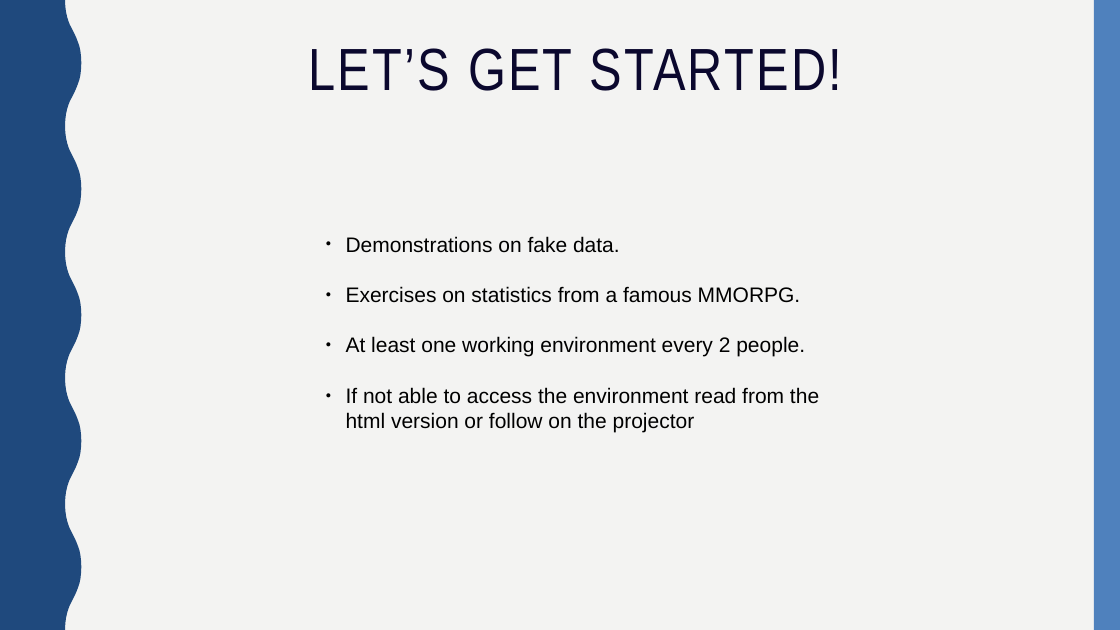
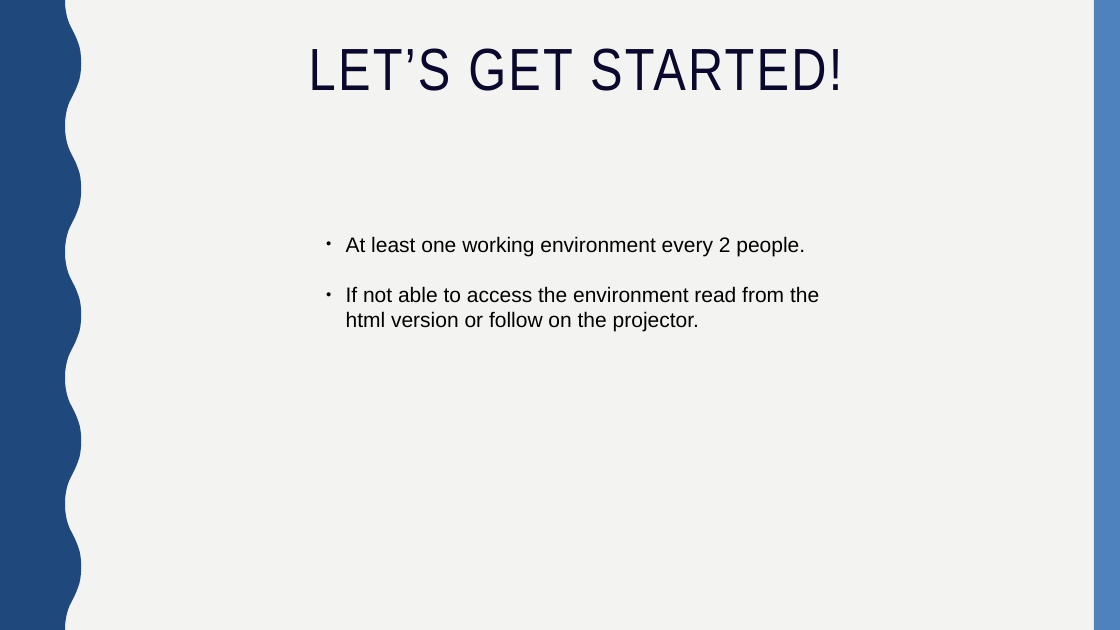
Before and after one commit to vb690/data_viz_python, a slide deck: slide 7 of presentations/wwwh_data_viz.pptx. Drawn at 1120x630 pixels with LibreOffice and Linux fonts; fonts in the diff are those of the drawing. Boxes give left, top, right and bottom in pixels: in the first picture for what was removed or moved away, otherwise in the second. Text is boxed around its words. In the diff, an @@ line names an element or a change of style, - is before the commit and + after.

```diff
--- a/presentations/wwwh_data_viz.pptx
+++ b/presentations/wwwh_data_viz.pptx
@@ text at [346,236,801,303]: paragraphs removed @@
-● Demonstrations on fake data.
-● Exercises on statistics from a famous MMORPG.
@@ text at [346,286,819,332]: text changed @@
-● If not able to access the environment read from the html version or follow on the projector
+● If not able to access the environment read from the html version or follow on the projector.
```
Also in this commit, not shown: 6 other slides changed, 5 other files.
